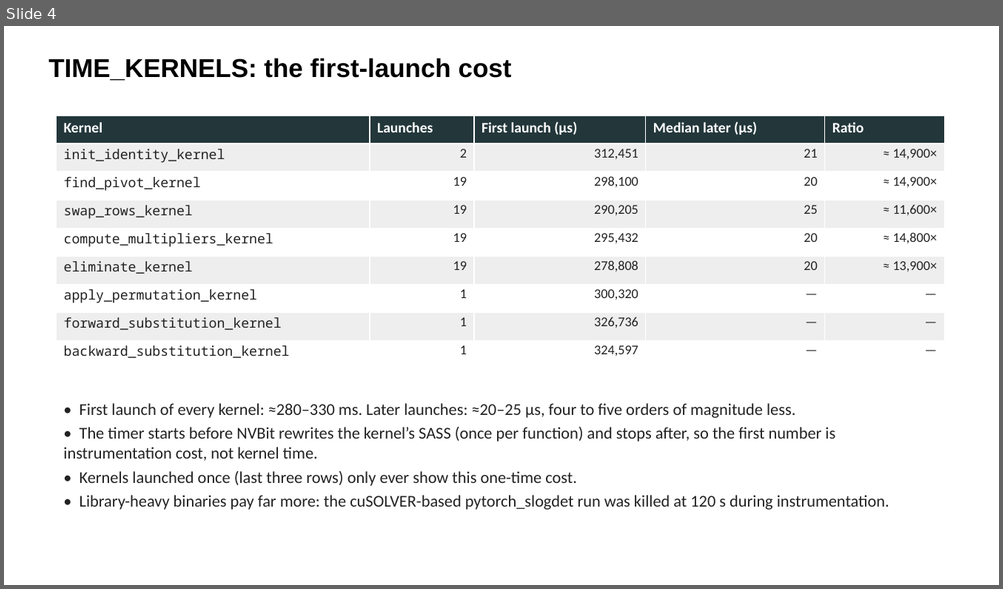
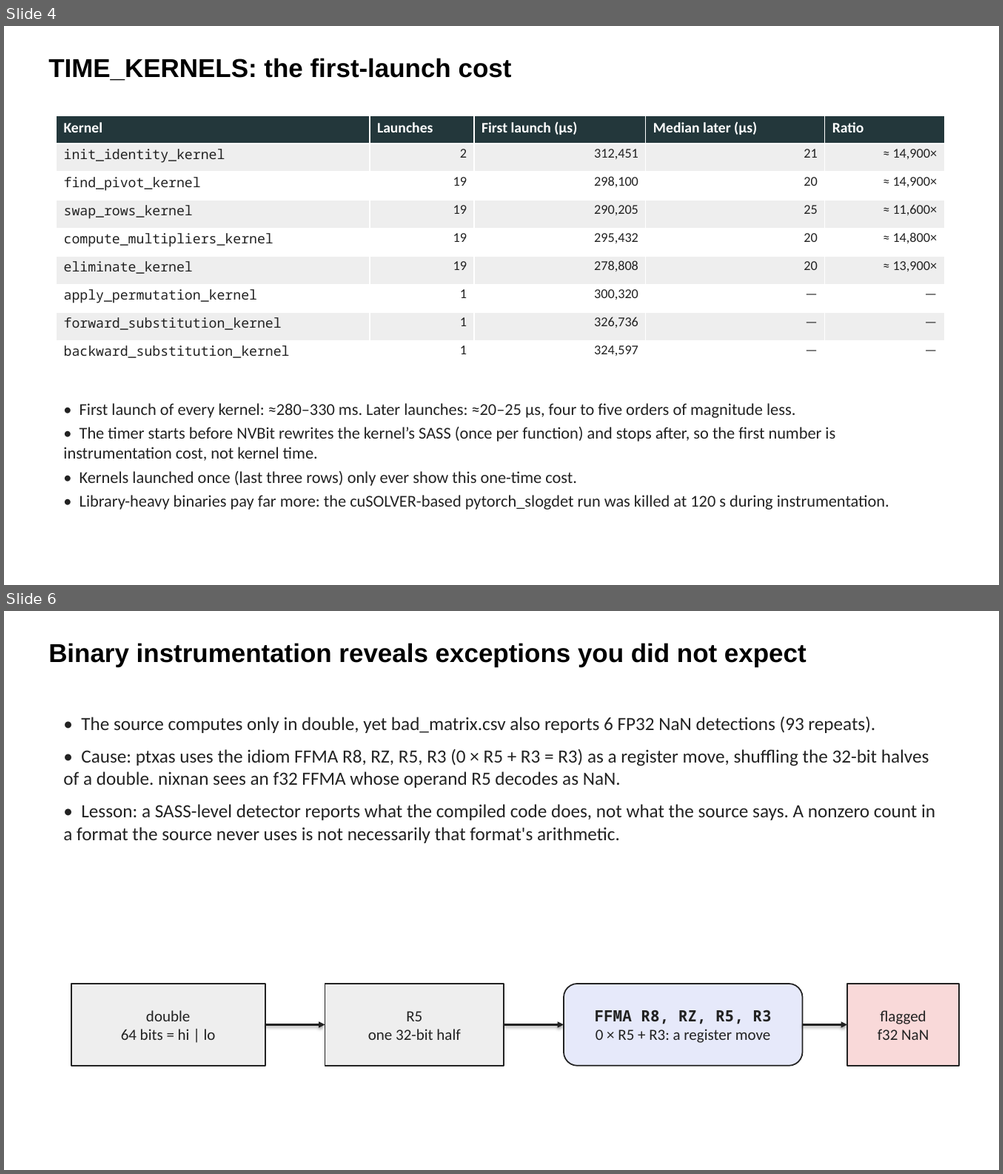
Before and after one commit to parfloat/SC26-Tutorial, a slide deck: lu_solve_gpu/LU_Slides.pptx. Shown one above the other, each under a label of ours: slide 4 before the commit, slides 4 and 6 after it; the slides between them are not shown. The pictures are 1003x589 and 1003x1174 pixels, drawn with LibreOffice and Linux fonts; fonts in the diff are those of the drawing. Boxes give left, top, right and bottom in pixels: in the first picture for what was removed or moved away, otherwise in the second. Text is boxed around its words. In the diff, an @@ line names an element or a change of style, - is before the commit and + after.

```diff
--- a/lu_solve_gpu/LU_Slides.pptx
+++ b/lu_solve_gpu/LU_Slides.pptx
@@ slide 6 added at [4,611,999,1170], background #FFFFFF @@
@@ text added at [48,643,806,667], 25 pt, text #000000, bold @@
+Binary instrumentation reveals exceptions you did not expect
@@ text added at [63,716,935,843], 18 pt, text #222222 @@
+• The source computes only in double, yet bad_matrix.csv also reports 6 FP32 NaN detections (93 repeats).
+• Cause: ptxas uses the idiom FFMA R8, RZ, R5, R3 (0 × R5 + R3 = R3) as a register move, shuffling the 32-bit halves of a double. nixnan sees an f32 FFMA whose operand R5 decodes as NaN.
+• Lesson: a SASS-level detector reports what the compiled code does, not what the source says. A nonzero count in a format the source never uses is not necessarily that format's arithmetic.
@@ rectangle added at [71,984,265,1066], fill #EEEEEE, outline #222222 1.25 pt, 15 pt, text #222222 @@
+double
+64 bits = hi | lo
@@ rectangle added at [325,984,504,1066], fill #EEEEEE, outline #222222 1.25 pt, 15 pt, text #222222 @@
+R5
+one 32-bit half
@@ rounded rectangle added at [563,984,802,1066], fill #E6E9FA, outline #222222 1.25 pt, 15 pt, text #222222 @@
+FFMA R8, RZ, R5, R3
+0 × R5 + R3: a register move
@@ rectangle added at [847,984,959,1066], fill #F9D9D9, outline #222222 1.25 pt, 15 pt, text #222222 @@
+flagged
+f32 NaN
@@ arrow added from (265, 1025) to (325, 1025), #222222 1.75 pt @@
@@ arrow added from (504, 1025) to (563, 1025), #222222 1.75 pt @@
@@ arrow added from (802, 1025) to (847, 1025), #222222 1.75 pt @@
```
Also in this commit, not shown: 1 other slide added, 1 other file.
